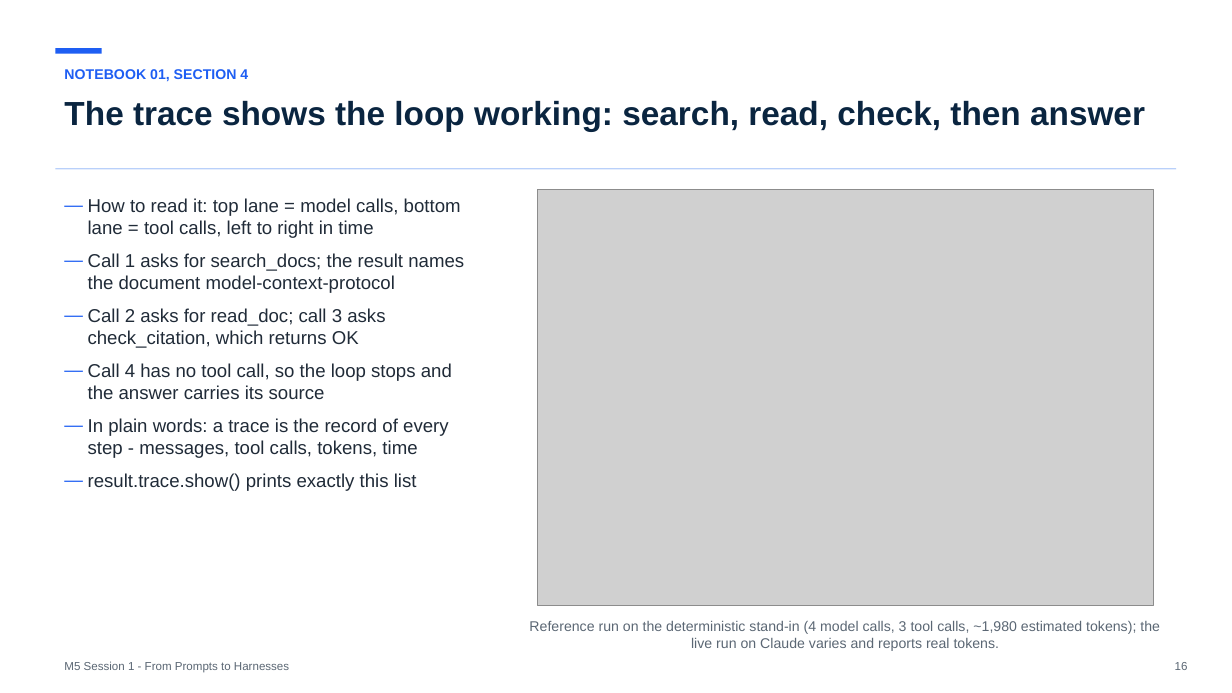
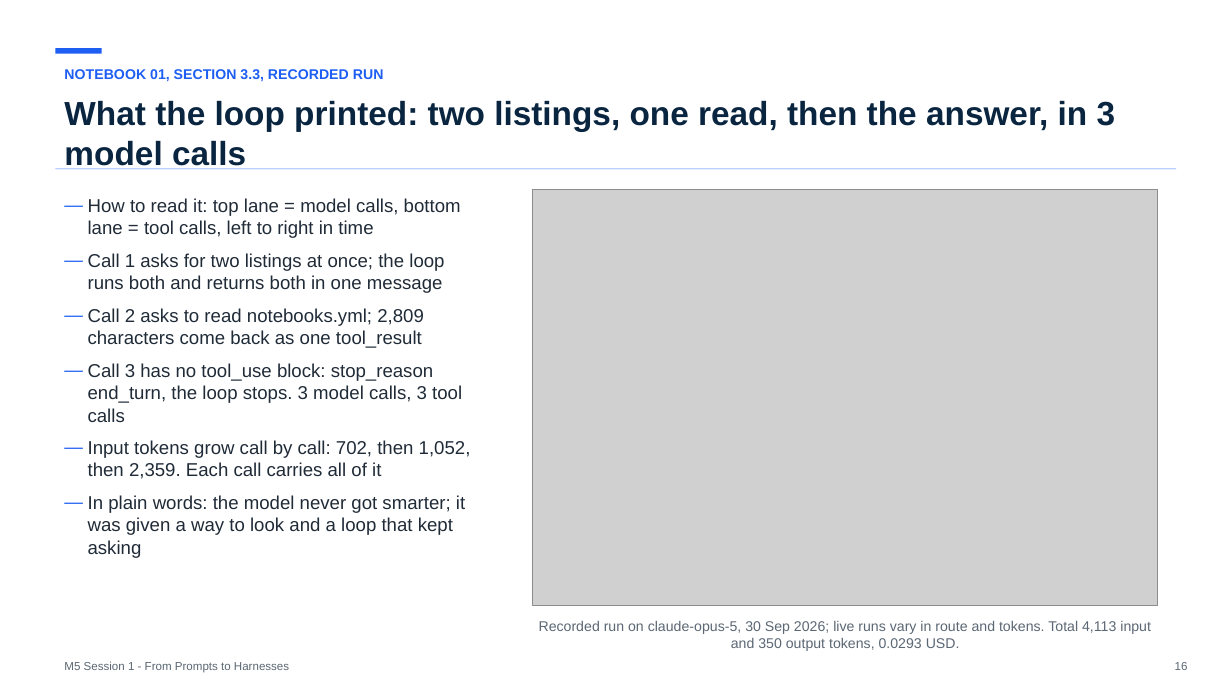
Before and after one commit to maglionejm/fontys-tech-exercises, a slide deck: slide 16 of presentations/m5-session-1-from-prompts-to-harnesses.pptx. Drawn at 1232x693 pixels with LibreOffice and Linux fonts; fonts in the diff are those of the drawing; grey boxes stand for pictures. Boxes give left, top, right and bottom in pixels: in the first picture for what was removed or moved away, otherwise in the second. Text is boxed around its words. In the diff, an @@ line names an element or a change of style, - is before the commit and + after.

```diff
--- a/presentations/m5-session-1-from-prompts-to-harnesses.pptx
+++ b/presentations/m5-session-1-from-prompts-to-harnesses.pptx
@@ text at bbox=[64, 69, 384, 82]: text changed @@
-NOTEBOOK 01, SECTION 4
+NOTEBOOK 01, SECTION 3.3, RECORDED RUN
@@ text at bbox=[64, 100, 1116, 169]: text changed @@
-The trace shows the loop working: search, read, check, then answer
+What the loop printed: two listings, one read, then the answer, in 3 model calls
@@ picture: place and size @@
-picture at bbox=[537, 189, 1154, 605]
+picture at bbox=[533, 189, 1158, 605]
@@ text at bbox=[88, 253, 471, 558]: text changed @@
-— Call 1 asks for search_docs; the result names the document model-context-protocol
-— Call 2 asks for read_doc; call 3 asks check_citation, which returns OK
-— Call 4 has no tool call, so the loop stops and the answer carries its source
-— In plain words: a trace is the record of every step - messages, tool calls, tokens, time
-— result.trace.show() prints exactly this list
+— Call 1 asks for two listings at once; the loop runs both and returns both in one message
+— Call 2 asks to read notebooks.yml; 2,809 characters come back as one tool_result
+— Call 3 has no tool_use block: stop_reason end_turn, the loop stops. 3 model calls, 3 tool calls
+— Input tokens grow call by call: 702, then 1,052, then 2,359. Each call carries all of it
+— In plain words: the model never got smarter; it was given a way to look and a loop that kept asking
@@ text at bbox=[539, 621, 1151, 651]: text changed @@
-Reference run on the deterministic stand-in (4 model calls, 3 tool calls, ~1,980 estimated tokens); the live run on Claude varies and reports real tokens.
+Recorded run on claude-opus-5, 30 Sep 2026; live runs vary in route and tokens. Total 4,113 input and 350 output tokens, 0.0293 USD.
```
Also in this commit, not shown: 8 other slides changed, 3 slides added, 1 slide removed, 1 other file.
